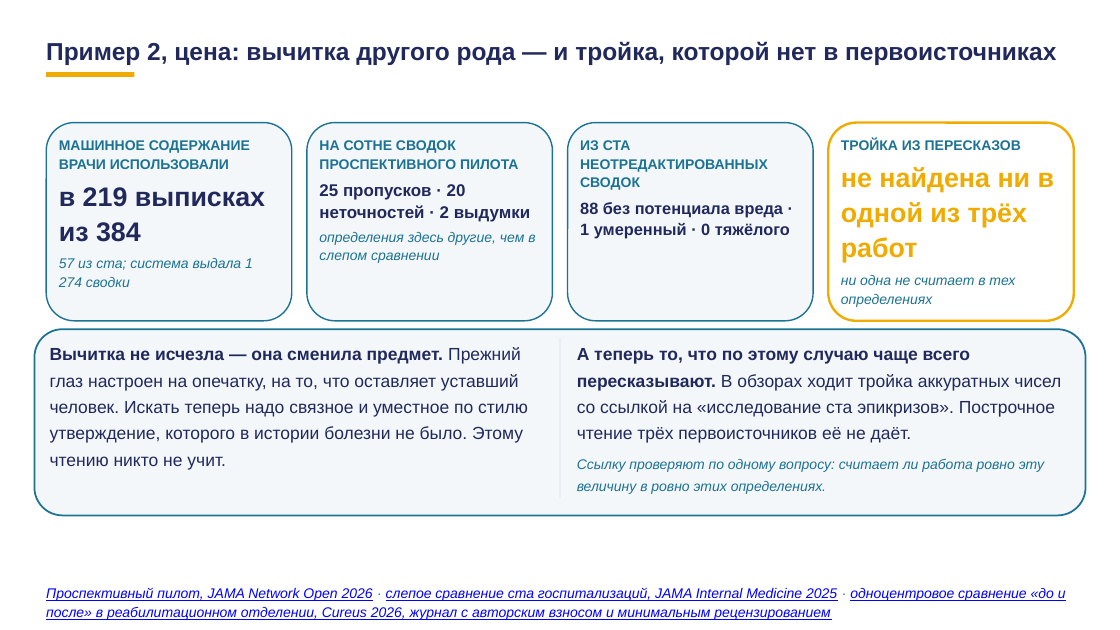
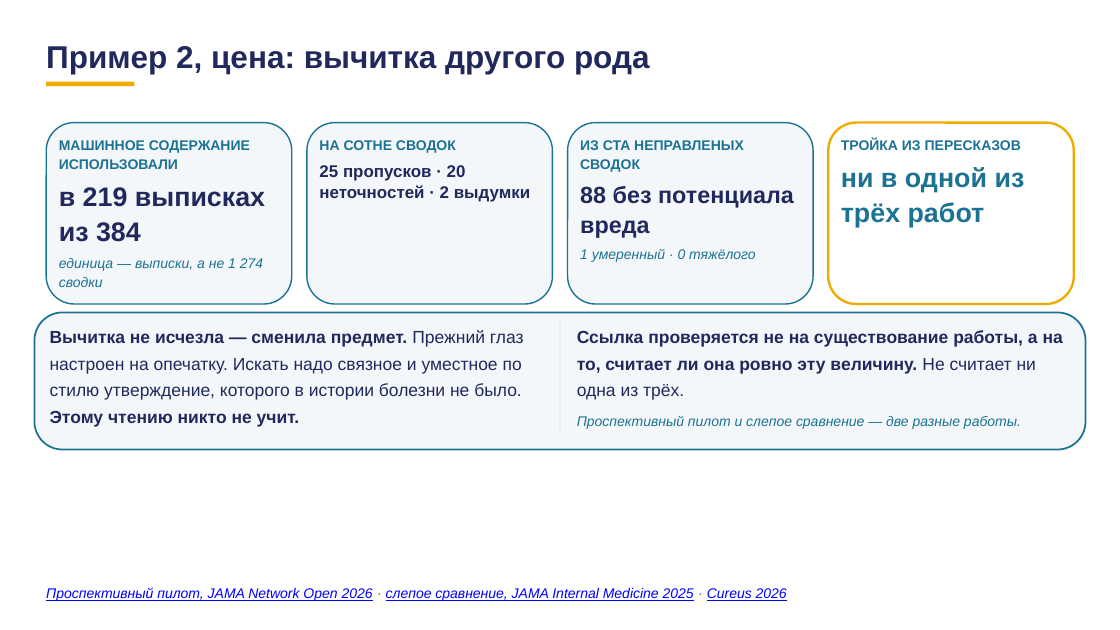
Before and after one commit to tellina-study/AI-usage-lessons, a slide deck: slide 66 of library/lectures/lec-07/rework/deck/lec-07-karkas.pptx (slide 68 before the commit). Drawn at 1120x630 pixels with LibreOffice and Linux fonts; fonts in the diff are those of the drawing. Boxes give left, top, right and bottom in pixels: in the first picture for what was removed or moved away, otherwise in the second. Text is boxed around its words. In the diff, an @@ line names an element or a change of style, - is before the commit and + after.

```diff
--- a/library/lectures/lec-07/rework/deck/lec-07-karkas.pptx
+++ b/library/lectures/lec-07/rework/deck/lec-07-karkas.pptx
@@ text at <box>46,46,650,74</box>: text changed; size 21 to 27 pt @@
-Пример 2, цена: вычитка другого рода — и тройка, которой нет в первоисточниках
+Пример 2, цена: вычитка другого рода
@@ rectangle: place and size @@
-rectangle at <box>46,72,134,77</box>
+rectangle at <box>46,82,134,87</box>
@@ rounded rectangle: place and size @@
-rounded rectangle at <box>46,123,292,321</box>
+rounded rectangle at <box>46,123,292,304</box>
@@ text at <box>59,140,250,169</box>: text changed @@
-МАШИННОЕ СОДЕРЖАНИЕ ВРАЧИ ИСПОЛЬЗОВАЛИ
+МАШИННОЕ СОДЕРЖАНИЕ ИСПОЛЬЗОВАЛИ
@@ rounded rectangle: place and size @@
-rounded rectangle at <box>307,123,552,321</box>
+rounded rectangle at <box>307,123,552,304</box>
@@ text at <box>319,140,456,153</box>: text changed @@
-НА СОТНЕ СВОДОК ПРОСПЕКТИВНОГО ПИЛОТА
+НА СОТНЕ СВОДОК
@@ rounded rectangle: place and size @@
-rounded rectangle at <box>568,123,813,321</box>
+rounded rectangle at <box>568,123,813,304</box>
@@ text at <box>580,140,744,172</box>: text changed @@
-ИЗ СТА НЕОТРЕДАКТИРОВАННЫХ СВОДОК
+ИЗ СТА НЕПРАВЛЕНЫХ СВОДОК
@@ rounded rectangle: place and size @@
-rounded rectangle at <box>828,123,1074,321</box>
+rounded rectangle at <box>828,123,1074,304</box>
@@ text "25 пропусков · 20 неточностей ...": place and size @@
-text "25 пропусков · 20 неточностей ..." at <box>319,184,530,222</box>
+text "25 пропусков · 20 неточностей ..." at <box>319,165,530,202</box>
@@ text at <box>841,167,1025,227</box>: text changed; text colour #F0AB00 to #1C7293 @@
-не найдена ни в одной из трёх работ
+ни в одной из трёх работ
@@ text added at <box>580,186,794,238</box>, 20 pt, text #21295C, bold @@
+88 без потенциала вреда
@@ text removed at <box>319,232,535,263</box> @@
-определения здесь другие, чем в слепом сравнении
@@ text at <box>59,258,263,287</box>: text changed @@
-57 из ста; система выдала 1 274 сводки
+единица — выписки, а не 1 274 сводки
@@ text at <box>580,249,756,262</box>: text changed; size 14 to 12 pt; text colour #21295C to #1C7293; bold off; italic on @@
-88 без потенциала вреда · 1 умеренный · 0 тяжёлого
+1 умеренный · 0 тяжёлого
@@ text removed at <box>841,275,1015,307</box> @@
-ни одна не считает в тех определениях
@@ proportions changed in 5 elements at <box>46,123,292,304</box>, <box>307,123,552,304</box>, <box>828,123,1074,304</box>, <box>568,123,813,304</box>, <box>34,313,1086,450</box> @@
@@ rounded rectangle: place and size @@
-rounded rectangle at <box>34,329,1086,516</box>
+rounded rectangle at <box>34,313,1086,450</box>
@@ rectangle: place and size @@
-rectangle at <box>560,338,560,499</box>
+rectangle at <box>560,321,560,433</box>
@@ text at <box>50,330,524,427</box>: text changed @@
-Вычитка не исчезла — она сменила предмет. Прежний глаз настроен на опечатку, на то, что оставляет уставший человек. Искать теперь надо связное и уместное по стилю утверждение, которого в истории болезни не было. Этому чтению никто не учит.
+Вычитка не исчезла — сменила предмет. Прежний глаз настроен на опечатку. Искать надо связное и уместное по стилю утверждение, которого в истории болезни не было. Этому чтению никто не учит.
@@ text at <box>577,330,1063,429</box>: text changed; bold on @@
-А теперь то, что по этому случаю чаще всего пересказывают. В обзорах ходит тройка аккуратных чисел со ссылкой на «исследование ста эпикризов». Построчное чтение трёх первоисточников её не даёт.
-Ссылку проверяют по одному вопросу: считает ли работа ровно эту величину в ровно этих определениях.
+Ссылка проверяется не на существование работы, а на то, считает ли она ровно эту величину. Не считает ни одна из трёх.
+Проспективный пилот и слепое сравнение — две разные работы.
@@ text at <box>46,587,787,601</box>: text changed @@
-Проспективный пилот, JAMA Network Open 2026 · слепое сравнение ста госпитализаций, JAMA Internal Medicine 2025 · одноцентровое сравнение «до и после» в реабилитационном отделении, Cureus 2026, журнал с авторским взносом и минимальным рецензированием
+Проспективный пилот, JAMA Network Open 2026 · слепое сравнение, JAMA Internal Medicine 2025 · Cureus 2026
```
Also in this commit, not shown: 77 other slides changed, 23 slides added, 24 slides removed, 1 other file.
